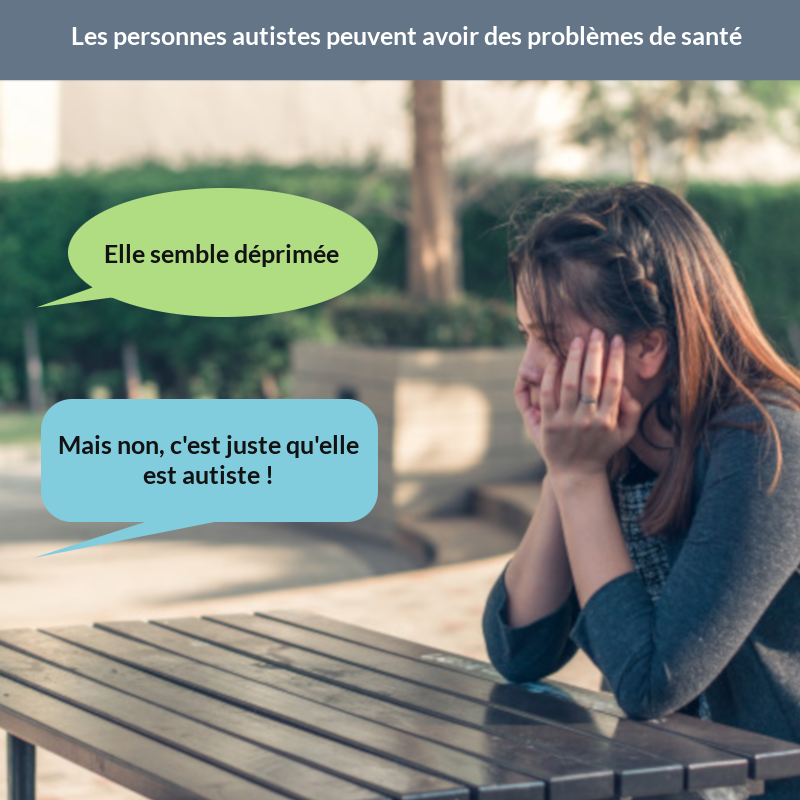
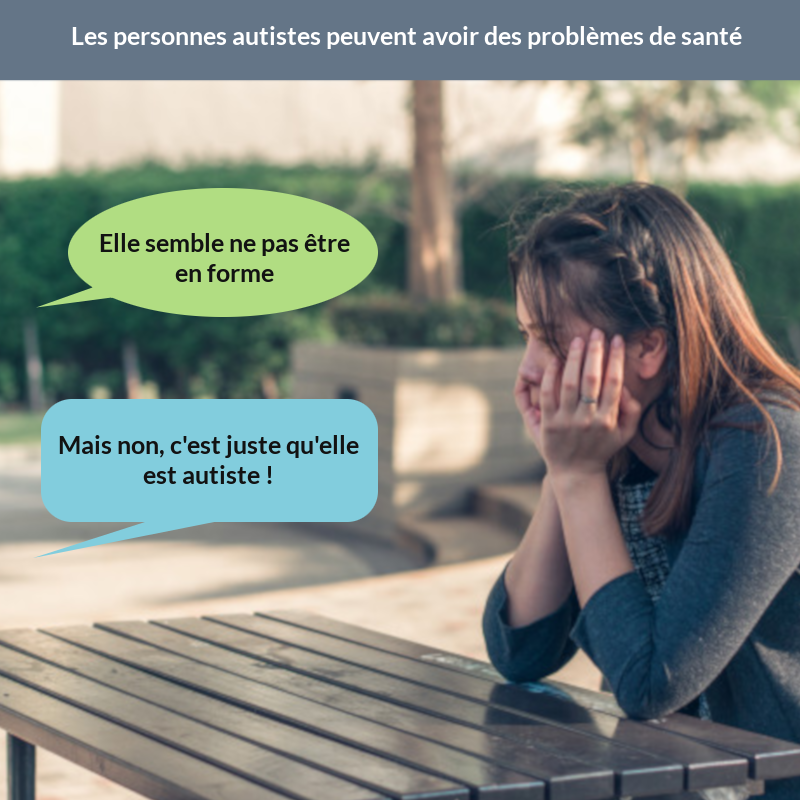
Revision of a layered 800×800 image; what changed, layer by layer:
renamed "Elle semble déprimée" to "Elle semble ne pas être ...", painted on it over [100, 233, 350, 282]
